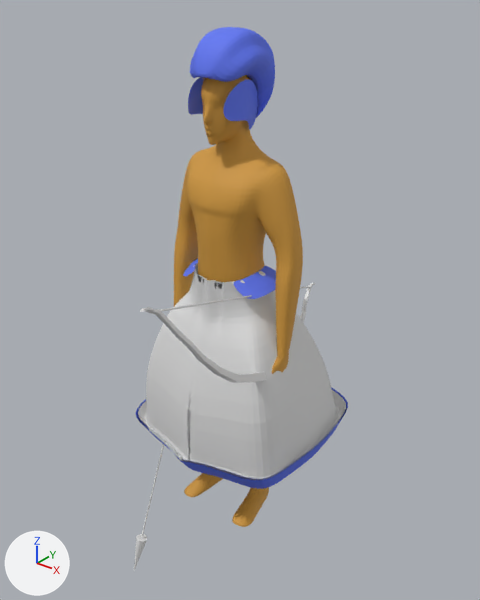
An edit to the FBX model RTS Dev Project/Assets/Models/Characters/greek/greek_archer.fbx, drawn before and after from the same camera.
The view is the same before and after, from a camera (50 mm lens) standing at (4.46, -5.38, 6.32) and looking at (0.01, 0.18, 2.87). The axes (+X, +Y, +Z) are drawn at lower left. The lights are the same throughout. Where no turn or scale is listed for an object, it has been applied to the vertices.

Names of what the first picture shows: 'cuerda de arco', 'flecha', 'human', 'pelo', 'vestido', 'vestido.001', 'vestido.002'.
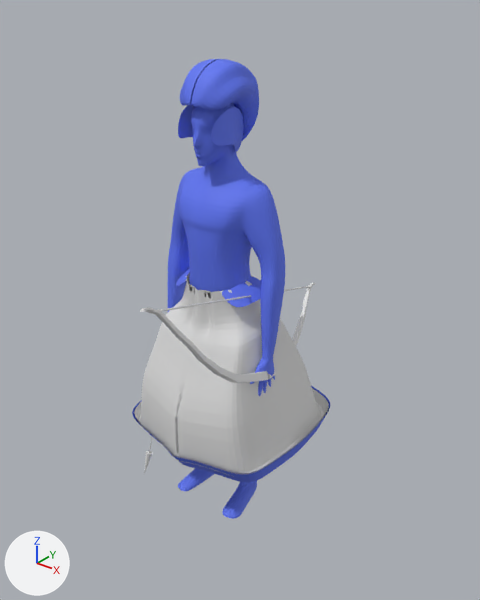
The newer file is also rescaled (x1.099), turned or shifted as a whole; pictures and numbers use the older file's frame.

Changed parts and their boxes (x1, y1, x2, y2) in the pictures (480 x 600 px):
'arquero griego', added: after (132, 59, 330, 519)
    faces in mat_pelo (blue #5d74f2): (132, 59, 330, 519)
    faces in mat_vestido (light grey #dbdbdb): (134, 272, 329, 475)
'vestido', deleted: before (138, 262, 346, 480)
'human', deleted: before (174, 75, 303, 527)
'pelo', deleted (blue): before (188, 27, 275, 130)
'vestido.002', deleted (blue): before (136, 387, 348, 489)
'vestido.001', deleted (blue): before (183, 259, 276, 299)
'flecha', moved, rescaled: before (134, 441, 165, 570); after (144, 437, 153, 474)

The edits, one by one:
Mesh me_mesh_1 is new.
It has 32061 vertices, 31672 faces and spans x -1.08..1.08, y -0.86..1.39, z -2.49..2.87.
Faces by material slot: [27734, 3938].
It uses material mat_pelo (blue #5d74f2).
It uses material mat_vestido (light grey #dbdbdb).
Object 'pelo' (ob_pelo) is deleted.
Object 'flecha' (ob_flecha) moves from (-0.66, -0.14, 1.9) to (-0.64, -0.31, 2.24).
Object 'flecha' (ob_flecha) is rescaled from (-0.0999, -0.0999, -0.0999) to (-0.0564, -0.0564, -0.0564).
Object 'vestido.002' (ob_vestido_002) is deleted.
Object 'vestido.001' (ob_vestido_001) is deleted.
Object 'human' (ob_human) is deleted.
Object 'vestido' (ob_vestido) is deleted.
Object 'arquero griego' (ob_arquero_griego) is new; it shows me_mesh_1.
Its location is (0.01, -0.2, 2.74).
